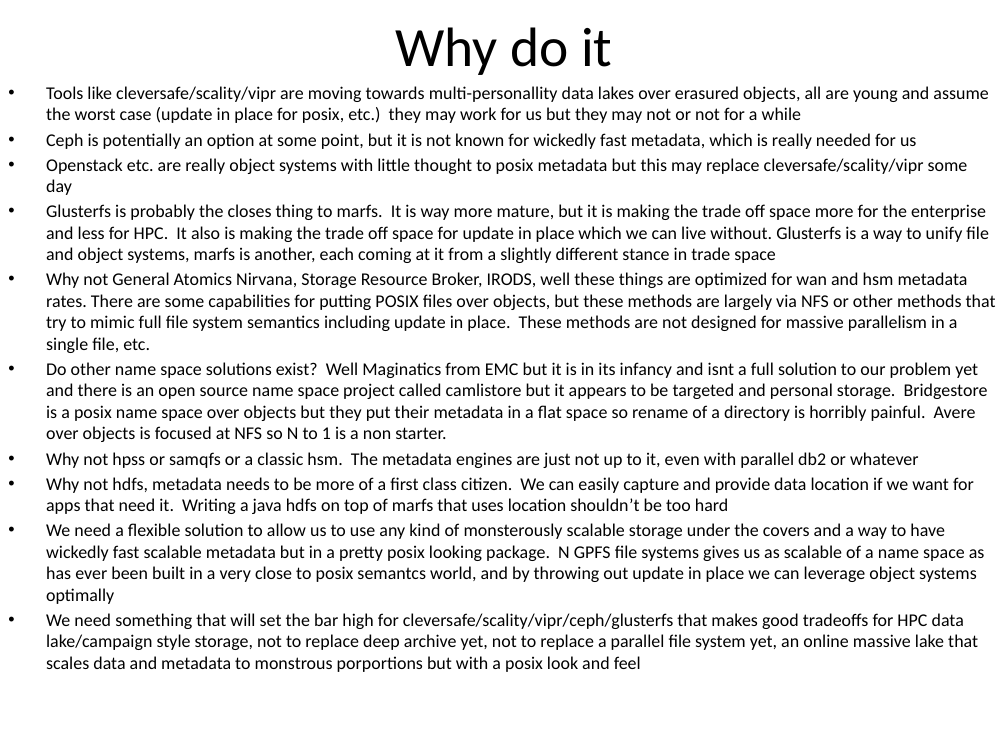
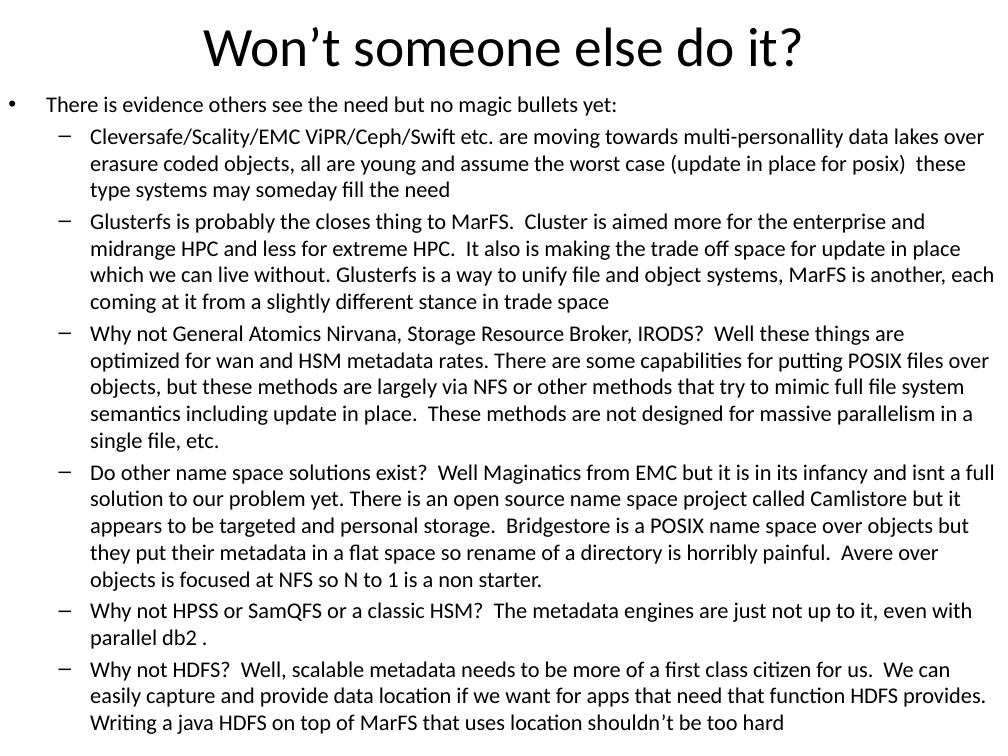
Before and after one commit to mar-file-system/marfs, a slide deck: slide 5 of Documentation/MarFS.pptx (slide 4 before the commit). Drawn at 1008x756 pixels with LibreOffice and Linux fonts; fonts in the diff are those of the drawing. Boxes give left, top, right and bottom in pixels: in the first picture for what was removed or moved away, otherwise in the second. Text is boxed around its words. In the diff, an @@ line names an element or a change of style, - is before the commit and + after.

```diff
--- a/Documentation/MarFS.pptx
+++ b/Documentation/MarFS.pptx
@@ title at (203, 27, 804, 67): text changed @@
-Why do it
+Won’t someone else do it?
@@ text at (46, 96, 995, 734): text changed; size 12.8 to 16 pt @@
-• Tools like cleversafe/scality/vipr are moving towards multi-personallity data lakes over erasured objects, all are young and assume the worst case (update in place for posix, etc.) they may work for us but they may not or not for a while
-• Ceph is potentially an option at some point, but it is not known for wickedly fast metadata, which is really needed for us
-• Openstack etc. are really object systems with little thought to posix metadata but this may replace cleversafe/scality/vipr some day
-• Glusterfs is probably the closes thing to marfs. It is way more mature, but it is making the trade off space more for the enterprise and less for HPC. It also is making the trade off space for update in place which we can live without. Glusterfs is a way to unify file and object systems, marfs is another, each coming at it from a slightly different stance in trade space
-• Why not General Atomics Nirvana, Storage Resource Broker, IRODS, well these things are optimized for wan and hsm metadata rates. There are some capabilities for putting POSIX files over objects, but these methods are largely via NFS or other methods that try to mimic full file system semantics including update in place. These methods are not designed for massive parallelism in a single file, etc.
-• Do other name space solutions exist? Well Maginatics from EMC but it is in its infancy and isnt a full solution to our problem yet and there is an open source name space project called camlistore but it appears to be targeted and personal storage. Bridgestore is a posix name space over objects but they put their metadata in a flat space so rename of a directory is horribly painful. Avere over objects is focused at NFS so N to 1 is a non starter.
-• Why not hpss or samqfs or a classic hsm. The metadata engines are just not up to it, even with parallel db2 or whatever
-• Why not hdfs, metadata needs to be more of a first class citizen. We can easily capture and provide data location if we want for apps that need it. Writing a java hdfs on top of marfs that uses location shouldn’t be too hard
-• We need a flexible solution to allow us to use any kind of monsterously scalable storage under the covers and a way to have wickedly fast scalable metadata but in a pretty posix looking package. N GPFS file systems gives us as scalable of a name space as has ever been built in a very close to posix semantcs world, and by throwing out update in place we can leverage object systems optimally
-• We need something that will set the bar high for cleversafe/scality/vipr/ceph/glusterfs that makes good tradeoffs for HPC data lake/campaign style storage, not to replace deep archive yet, not to replace a parallel file system yet, an online massive lake that scales data and metadata to monstrous porportions but with a posix look and feel
+• There is evidence others see the need but no magic bullets yet:
+  – Cleversafe/Scality/EMC ViPR/Ceph/Swift etc. are moving towards multi-personallity data lakes over erasure coded objects, all are young and assume the worst case (update in place for posix) these type systems may someday fill the need
+  – Glusterfs is probably the closes thing to MarFS. Cluster is aimed more for the enterprise and midrange HPC and less for extreme HPC. It also is making the trade off space for update in place which we can live without. Glusterfs is a way to unify file and object systems, MarFS is another, each coming at it from a slightly different stance in trade space
+  – Why not General Atomics Nirvana, Storage Resource Broker, IRODS? Well these things are optimized for wan and HSM metadata rates. There are some capabilities for putting POSIX files over objects, but these methods are largely via NFS or other methods that try to mimic full file system semantics including update in place. These methods are not designed for massive parallelism in a single file, etc.
+  – Do other name space solutions exist? Well Maginatics from EMC but it is in its infancy and isnt a full solution to our problem yet. There is an open source name space project called Camlistore but it appears to be targeted and personal storage. Bridgestore is a POSIX name space over objects but they put their metadata in a flat space so rename of a directory is horribly painful. Avere over objects is focused at NFS so N to 1 is a non starter.
+  – Why not HPSS or SamQFS or a classic HSM? The metadata engines are just not up to it, even with parallel db2 .
+  – Why not HDFS? Well, scalable metadata needs to be more of a first class citizen for us. We can easily capture and provide data location if we want for apps that need that function HDFS provides. Writing a java HDFS on top of MarFS that uses location shouldn’t be too hard
```
Also in this commit, not shown: 12 other slides changed, 8 slides added, 2 slides removed, 2 other files.
